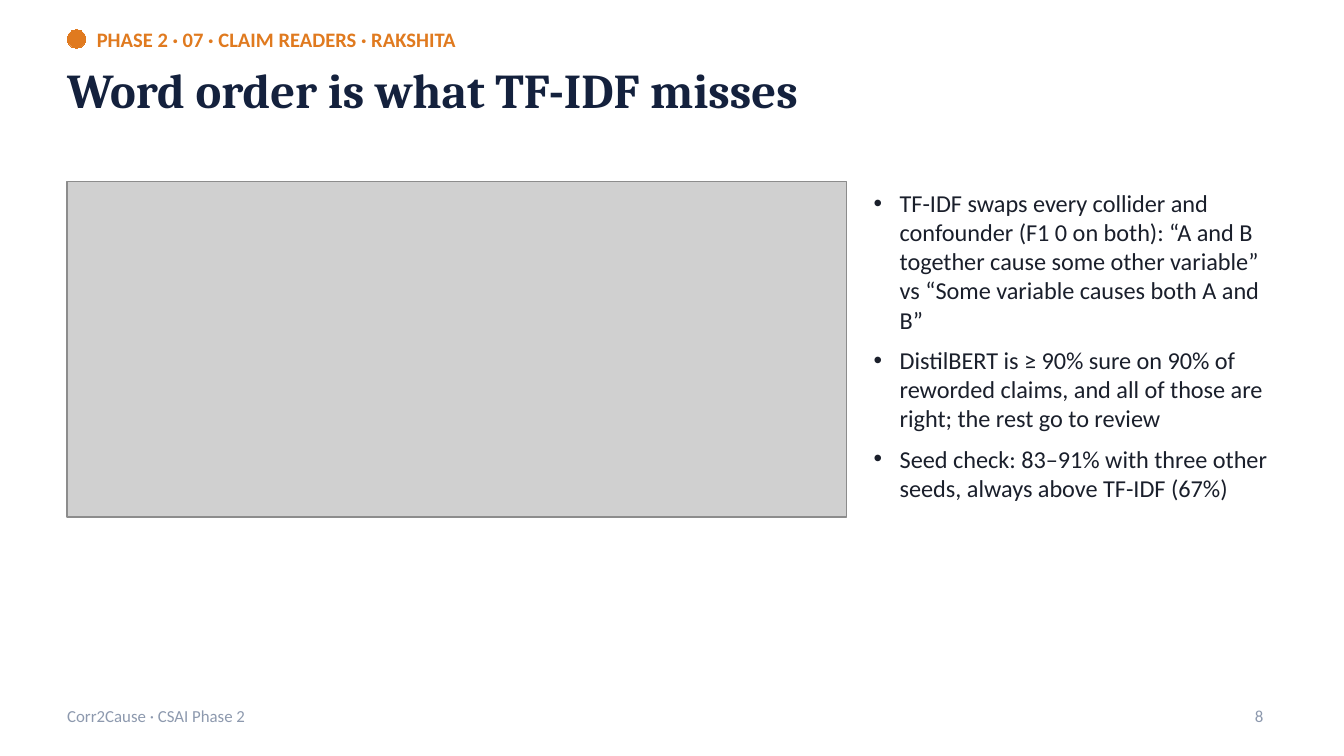
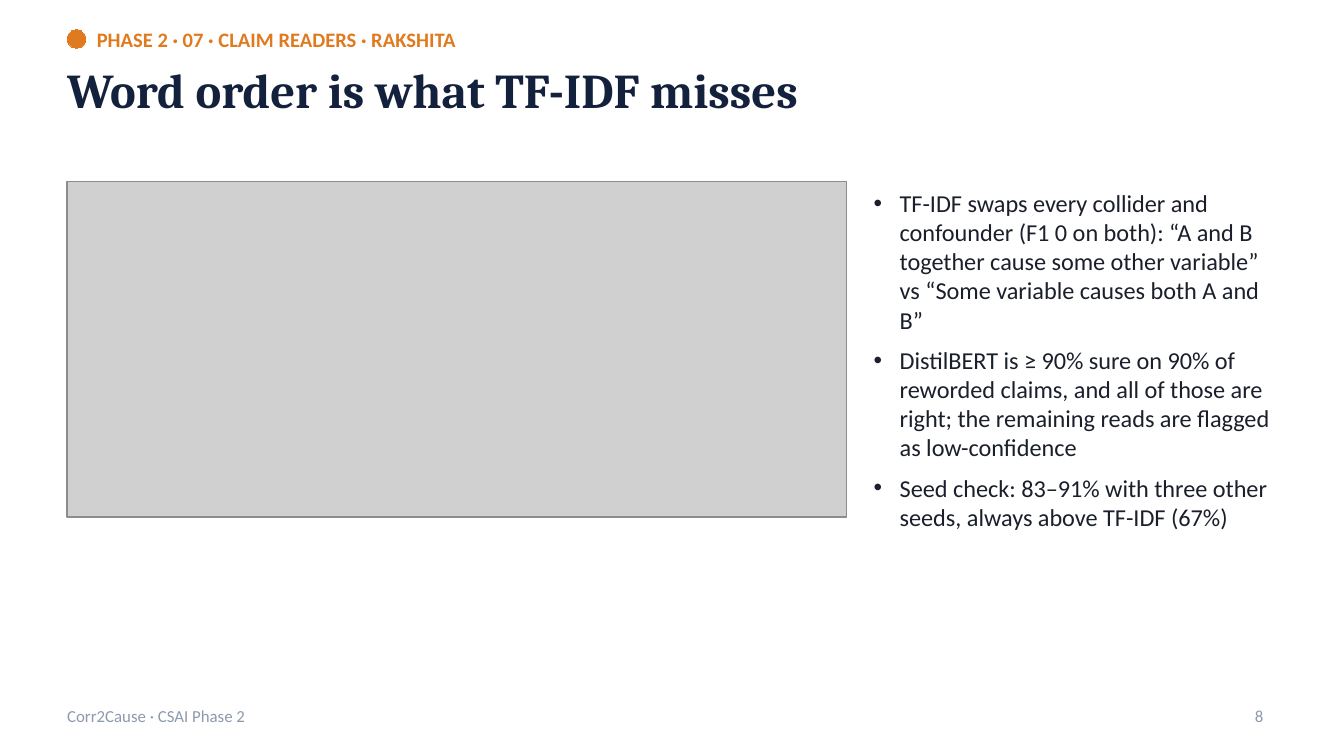
Before and after one commit to Dhanvin1520/Neuro-Symbolic-Causal-Inference-project, a slide deck: slide 8 of report/phase2_presentation.pptx. Drawn at 1344x756 pixels with LibreOffice and Linux fonts; fonts in the diff are those of the drawing; grey boxes stand for pictures. Boxes give left, top, right and bottom in pixels: in the first picture for what was removed or moved away, otherwise in the second. Text is boxed around its words. In the diff, an @@ line names an element or a change of style, - is before the commit and + after.

Commit message:
clarify review, simulation and baseline wording in phase 2 deck and report

```diff
--- a/report/phase2_presentation.pptx
+++ b/report/phase2_presentation.pptx
@@ text at (x1=900, y1=352, x2=1269, y2=456): text changed @@
-• DistilBERT is ≥ 90% sure on 90% of reworded claims, and all of those are right; the rest go to review
+• DistilBERT is ≥ 90% sure on 90% of reworded claims, and all of those are right; the remaining reads are flagged as low-confidence
```
Also in this commit, not shown: 8 other slides changed, 2 other files.
